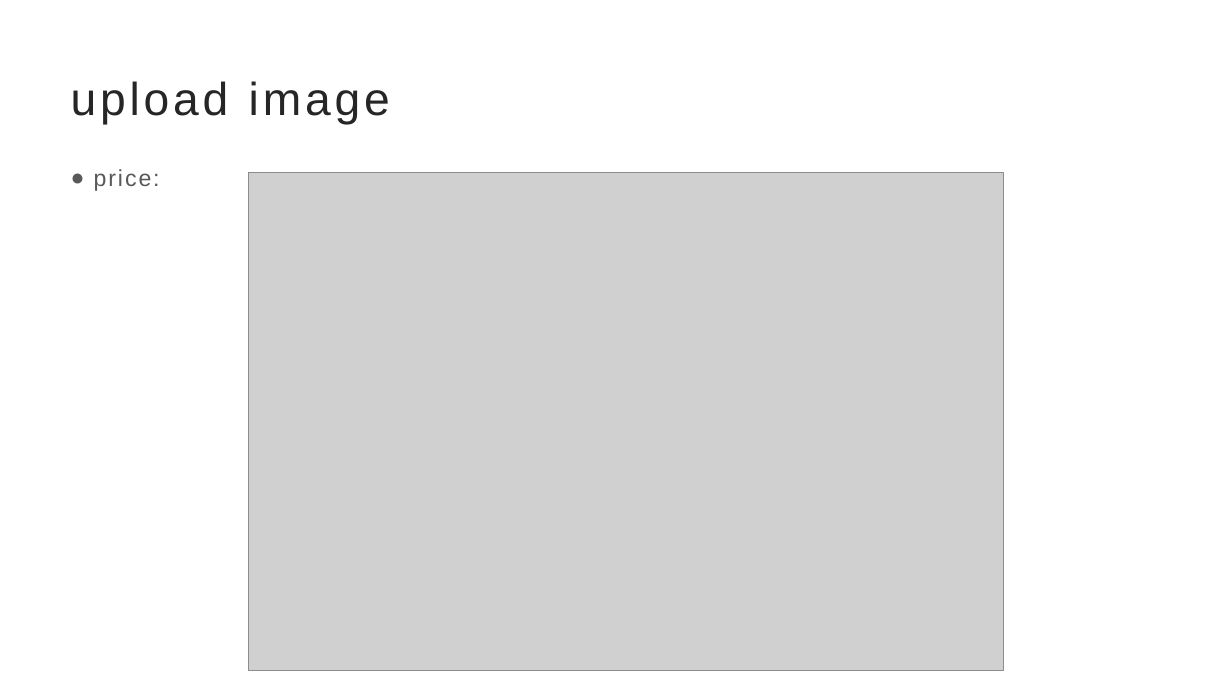
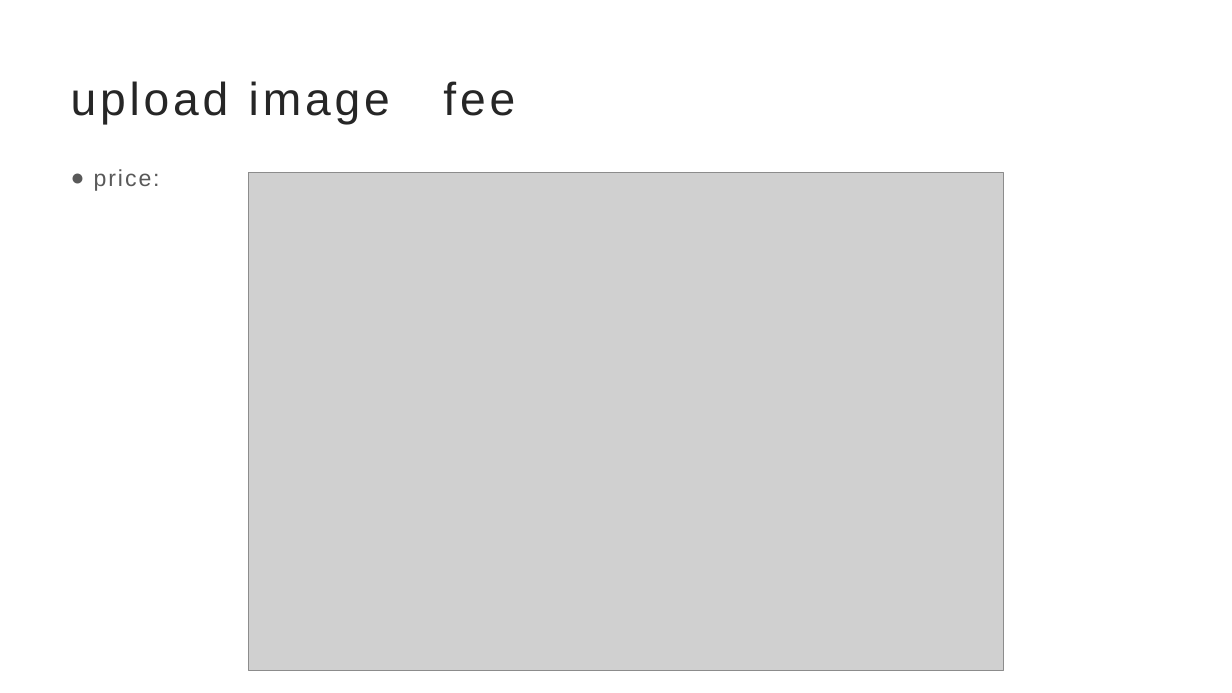
Before and after one commit to nextuser/tusky-image, a slide deck: slide 11 of doc/TuskyImage.pptx (slide 6 before the commit). Drawn at 1232x693 pixels with LibreOffice and Linux fonts; fonts in the diff are those of the drawing; grey boxes stand for pictures. Boxes give left, top, right and bottom in pixels: in the first picture for what was removed or moved away, otherwise in the second. Text is boxed around its words. In the diff, an @@ line names an element or a change of style, - is before the commit and + after.

```diff
--- a/doc/TuskyImage.pptx
+++ b/doc/TuskyImage.pptx
@@ title at box(71, 81, 515, 125): text changed @@
-upload image
+upload image fee
```
Also in this commit, not shown: 2 other slides changed, 5 slides added.
